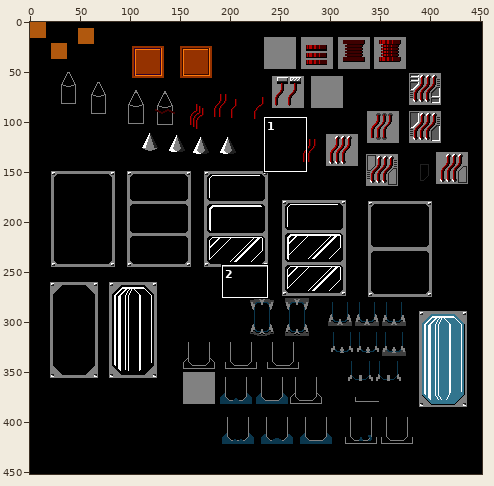
Sprite sheet -- docs/concept-art/new/scraps/scraps_scifi_grey1.png. The picture above shows the old version from afar; the outline marks the close-up.
Close-up. As it was:
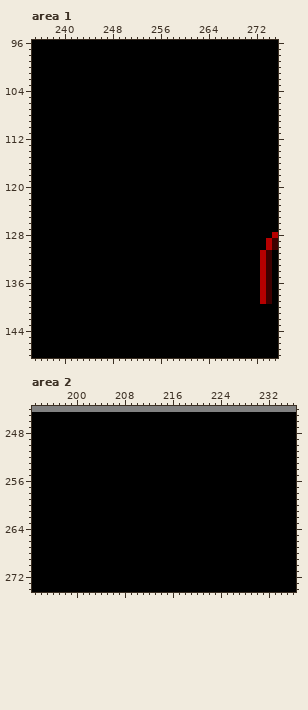
The file is 452x452 pixels. Colours within 5 levels of each other are drawn and written as one. Shown: area 1: x 235..275, y 96..148; area 2: x 193..236, y 244..274. The commit also changed other parts of the picture, which this record leaves out.
After:
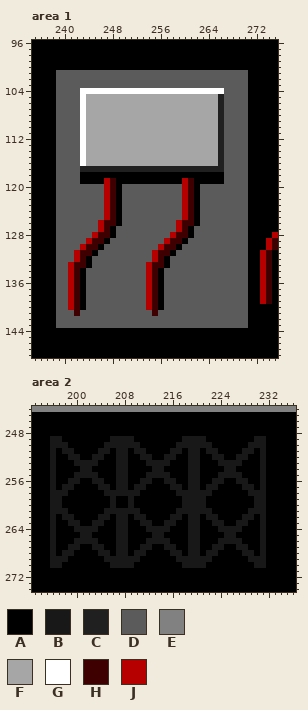
Palette (. is transparent): A #000000  B #181818  C #202020  D #5b5b5b  E #818181  F #a6a6a6  G #ffffff  H #3e0000  J #b60000
From old to new:
Changed rows in their new state; - is an unchanged pixel.
Area 1:
first column x 239:
101 DDDDDDDDDDDDDDDDDDDDDDDDDDDDDDDD
102 DDDDDDDDDDDDDDDDDDDDDDDDDDDDDDDD
103 DDDDDDDDDDDDDDDDDDDDDDDDDDDDDDDD
104 DDDDGGGGGGGGGGGGGGGGGGGGGGGGDDDD
105 DDDDGFFFFFFFFFFFFFFFFFFFFFFCDDDD
106 DDDDGFFFFFFFFFFFFFFFFFFFFFFCDDDD
107 DDDDGFFFFFFFFFFFFFFFFFFFFFFCDDDD
108 DDDDGFFFFFFFFFFFFFFFFFFFFFFCDDDD
109 DDDDGFFFFFFFFFFFFFFFFFFFFFFCDDDD
110 DDDDGFFFFFFFFFFFFFFFFFFFFFFCDDDD
111 DDDDGFFFFFFFFFFFFFFFFFFFFFFCDDDD
112 DDDDGFFFFFFFFFFFFFFFFFFFFFFCDDDD
113 DDDDGFFFFFFFFFFFFFFFFFFFFFFCDDDD
114 DDDDGFFFFFFFFFFFFFFFFFFFFFFCDDDD
115 DDDDGFFFFFFFFFFFFFFFFFFFFFFCDDDD
116 DDDDGFFFFFFFFFFFFFFFFFFFFFFCDDDD
117 DDDDCCCCCCCCCCCCCCCCCCCCCCCCDDDD
118 DDDD------------------------DDDD
119 DDDD----JH-----------JH-----DDDD
120 DDDDDDDDJH-DDDDDDDDDDJH-DDDDDDDD
121 DDDDDDDDJH-DDDDDDDDDDJH-DDDDDDDD
122 DDDDDDDDJH-DDDDDDDDDDJH-DDDDDDDD
123 DDDDDDDDJH-DDDDDDDDDDJH-DDDDDDDD
124 DDDDDDDDJH-DDDDDDDDDDJH-DDDDDDDD
125 DDDDDDDDJH-DDDDDDDDDDJH-DDDDDDDD
126 DDDDDDDJHH-DDDDDDDDDJHH-DDDDDDDD
127 DDDDDDDJH-DDDDDDDDDDJH-DDDDDDDDD
128 DDDDDDJHH-DDDDDDDDDJHH-DDDDDDDDD
129 DDDDDJHH-DDDDDDDDDJHH-DDDDDDDDDD
130 DDDDJHH-DDDDDDDDDJHH-DDDDDDDDDDD
131 DDDJHH-DDDDDDDDDJHH-DDDDDDDDDDDD
132 DDDJH-DDDDDDDDDDJH-DDDDDDDDDDDDD
133 DDJHH-DDDDDDDDDJHH-DDDDDDDDDDDDD
134 DDJH-DDDDDDDDDDJH-DDDDDDDDDDDDDD
135 DDJH-DDDDDDDDDDJH-DDDDDDDDDDDDDD
136 DDJH-DDDDDDDDDDJH-DDDDDDDDDDDDDD
137 DDJH-DDDDDDDDDDJH-DDDDDDDDDDDDDD
138 DDJH-DDDDDDDDDDJH-DDDDDDDDDDDDDD
139 DDJH-DDDDDDDDDDJH-DDDDDDDDDDDDDD
140 DDJH-DDDDDDDDDDJH-DDDDDDDDDDDDDD
141 DDDHDDDDDDDDDDDDHDDDDDDDDDDDDDDD
142 DDDDDDDDDDDDDDDDDDDDDDDDDDDDDDDD
143 DDDDDDDDDDDDDDDDDDDDDDDDDDDDDDDD
Area 2:
first column x 196:
249 BB--------BBBB--------BBBB--------BB
250 BBB------BBBBBB------BBBBBB------BBB
251 B-BB----BB-BB-BB----BB-BB-BB----BB-B
252 B--BB--BB--BB--BB--BB--BB--BB--BB--B
253 B---BBBB---BB---BBBB---BB---BBBB---B
254 B----BB----BB----BB----BB----BB----B
255 B---BBBB---BB---BBBB---BB---BBBB---B
256 B--BB--BB--BB--BB--BB--BB--BB--BB--B
257 B-BB----BB-BB-BB----BB-BB-BB----BB-B
258 BBB------BBBBBB------BBBBBB------BBB
259 BB--------B--B--------BBBB--------BB
260 BB--------B--B--------BBBB--------BB
261 BBB------BBBBBB------BBBBBB------BBB
262 B-BB----BB-BB-BB----BB-BB-BB----BB-B
263 B--BB--BB--BB--BB--BB--BB--BB--BB--B
264 B---BBBB---BB---BBBB---BB---BBBB---B
265 B----BB----BB----BB----BB----BB----B
266 B---BBBB---BB---BBBB---BB---BBBB---B
267 B--BB--BB--BB--BB--BB--BB--BB--BB--B
268 B-BB----BB-BB-BB----BB-BB-BB----BB-B
269 BBB------BBBBBB------BBBBBB------BBB
270 BB--------BBBB--------BBBB--------BB
Boxes around the changes in both close-ups, in picture pixels (x1, y1, x2, y2):
changed: (56, 70, 248, 328)
changed: (50, 436, 266, 568)
